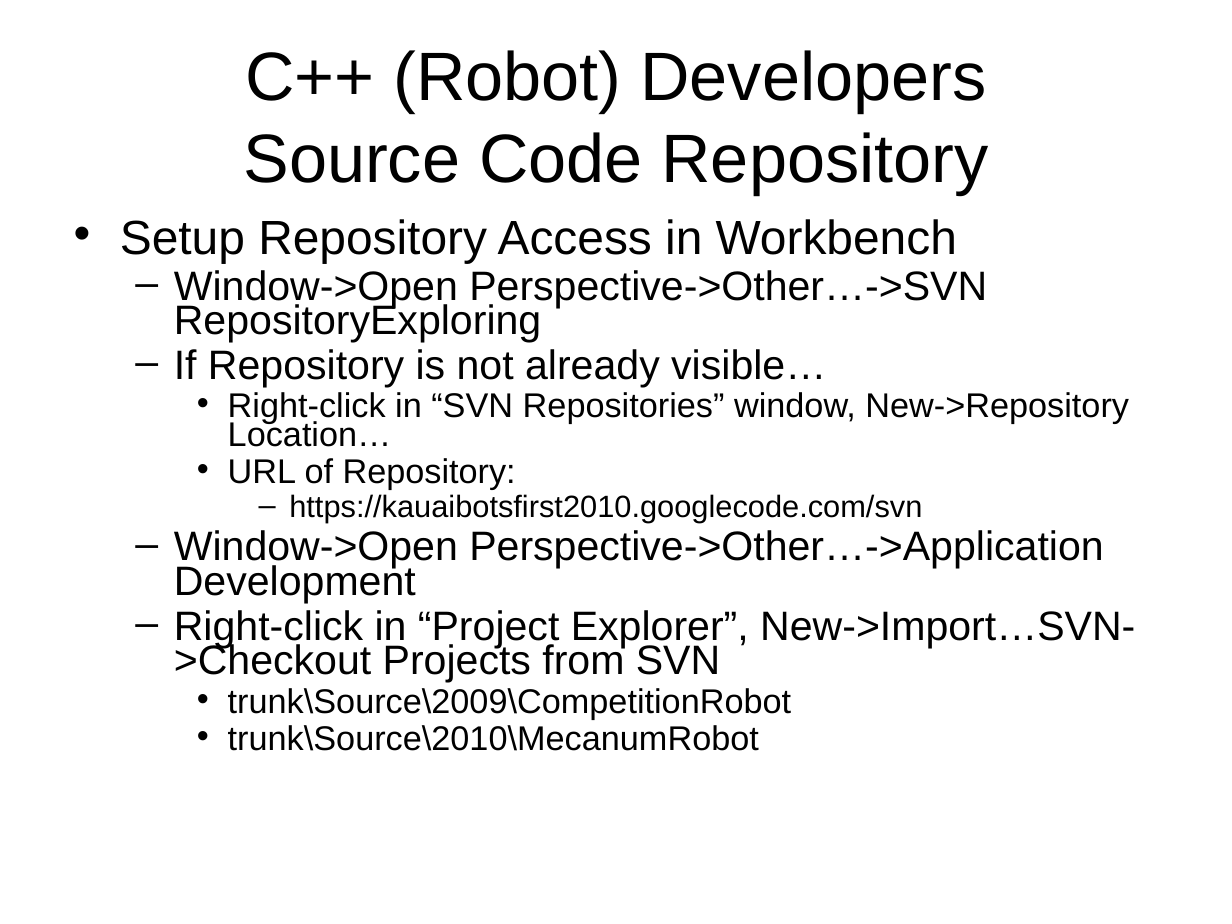
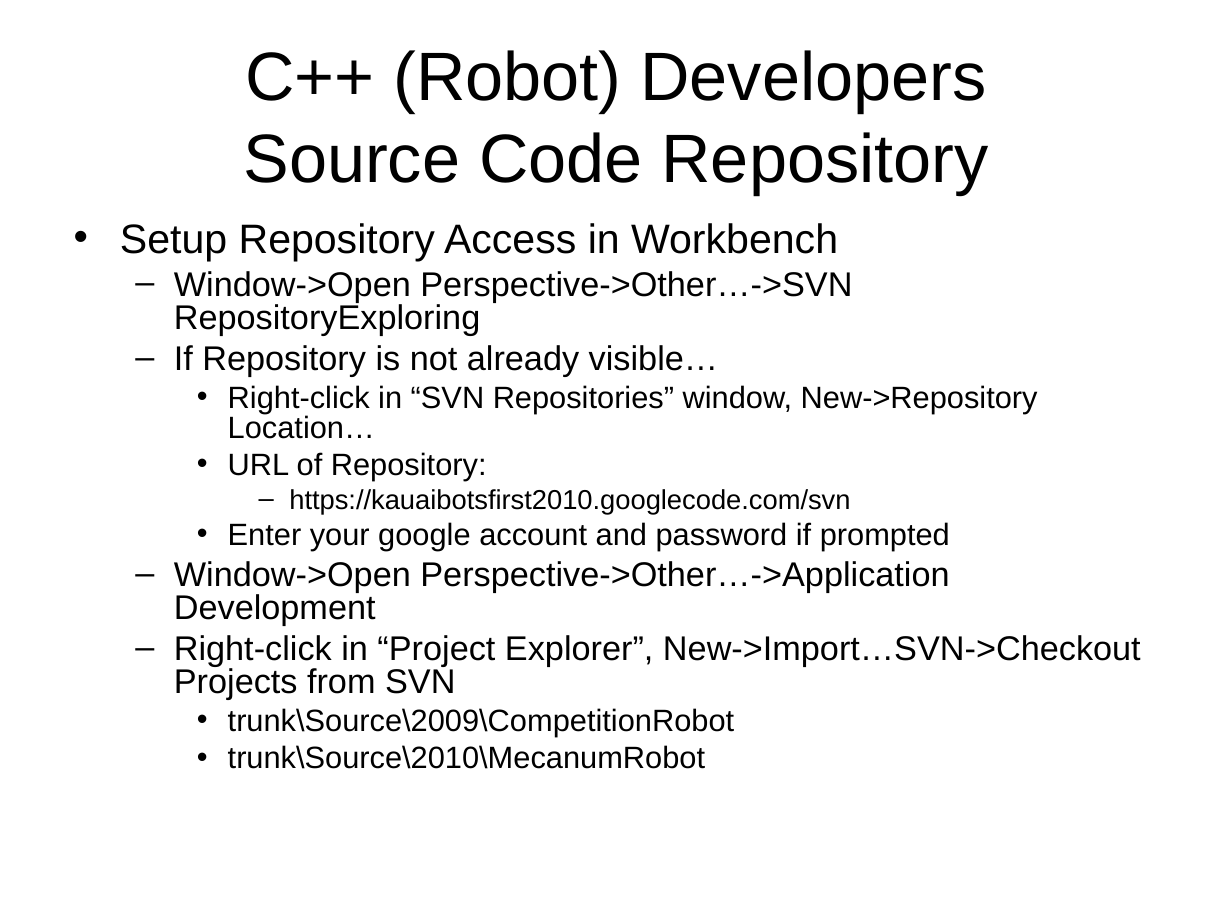
Before and after one commit to kauailabs/kauaibotsfirst2010, a slide deck: slide 5 of Documentation/Organization/DevSystemSetup.ppt. Drawn at 1232x924 pixels with LibreOffice and Linux fonts; fonts in the diff are those of the drawing. Boxes give left, top, right and bottom in pixels: in the first picture for what was removed or moved away, otherwise in the second. Text is boxed around its words. In the diff, an @@ line names an element or a change of style, - is before the commit and + after.

```diff
--- a/Documentation/Organization/DevSystemSetup.ppt
+++ b/Documentation/Organization/DevSystemSetup.ppt
@@ text at (120,223,1141,769): size 28 to 24 pt in "Setup Repository Access in Workbench"; size 24 to 20 pt in "Window->Open Perspective->Other…->SVN RepositoryExploring", "If Repository is not already visible…", "Window->Open Perspective->Other…->Application Development", "Right-click in “Project Explorer”, New->Import…SVN->Checkout ..."; size 20 to 18 pt in "Right-click in “SVN Repositories” window, New->Repository Lo ...", "URL of Repository:", "trunk\Source\2009\CompetitionRobot", "trunk\Source\2010\MecanumRobot"; size 18 to 16 pt in "https://kauaibotsfirst2010.googlecode.com/svn"; line spacing 0.7 to 0.8; less space between paragraphs @@
@@ text at (228,522,950,551): paragraph added @@
+    • Enter your google account and password if prompted
```
Also in this commit, not shown: 2 other slides changed.
